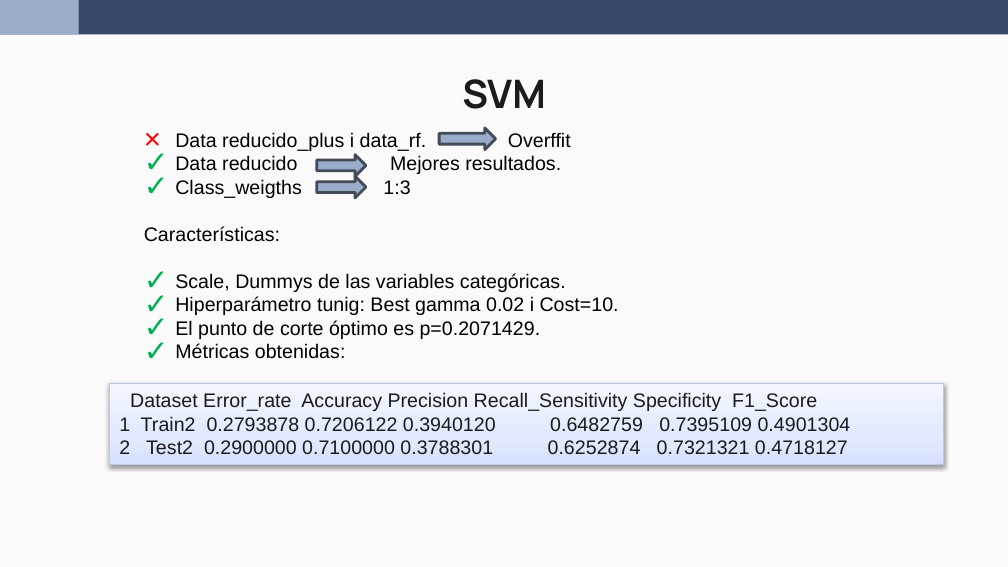
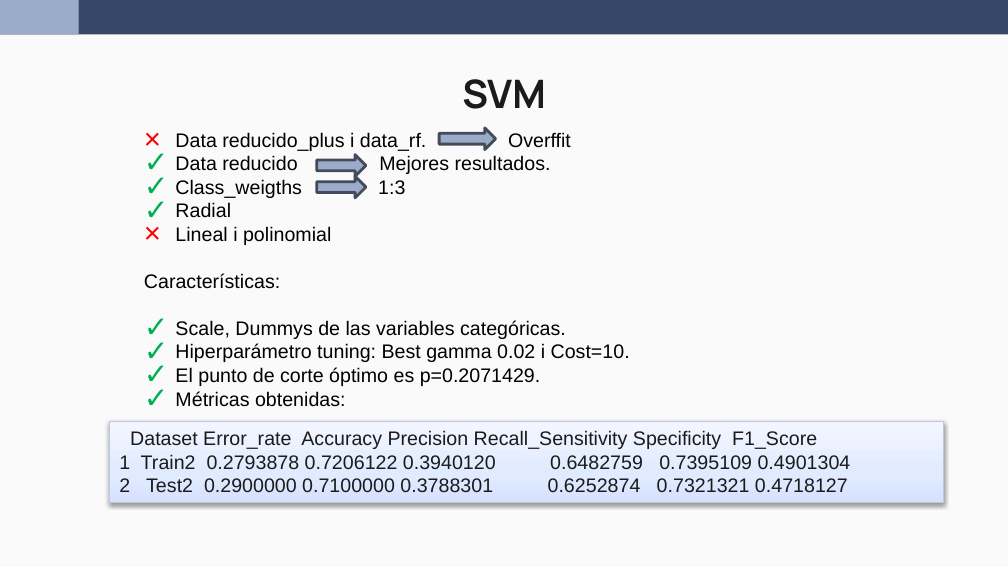
Before and after one commit to wen2111/Mineria, a slide deck: slide 12 of Entrega_2/00.REPORTE/Reporte_Grupo5_new.pptx. Drawn at 1008x567 pixels with LibreOffice and Linux fonts; fonts in the diff are those of the drawing. Boxes give left, top, right and bottom in pixels: in the first picture for what was removed or moved away, otherwise in the second. Text is boxed around its words. In the diff, an @@ line names an element or a change of style, - is before the commit and + after.

```diff
--- a/Entrega_2/00.REPORTE/Reporte_Grupo5_new.pptx
+++ b/Entrega_2/00.REPORTE/Reporte_Grupo5_new.pptx
@@ text at <box>175,202,331,245</box>: paragraphs added @@
+✓ Radial
+× Lineal i polinomial
@@ text at <box>175,343,630,362</box>: text changed @@
-✓ Hiperparámetro tunig: Best gamma 0.02 i Cost=10.
+✓ Hiperparámetro tuning: Best gamma 0.02 i Cost=10.
@@ rectangle "Dataset Error_rate Accuracy Precision Recall_Sensitivity ...": place and size @@
-rectangle "Dataset Error_rate Accuracy Precision Recall_Sensitivity ..." at <box>110,383,943,465</box>
+rectangle "Dataset Error_rate Accuracy Precision Recall_Sensitivity ..." at <box>110,421,943,503</box>
```
Also in this commit, not shown: 1 other slide changed, 1 slide added.
